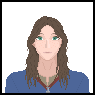
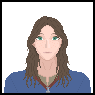
Two versions of the same layered image (w=95, h=95). Layer-by-layer changes:
painted on "Background" over (4, 18, 91, 93)
